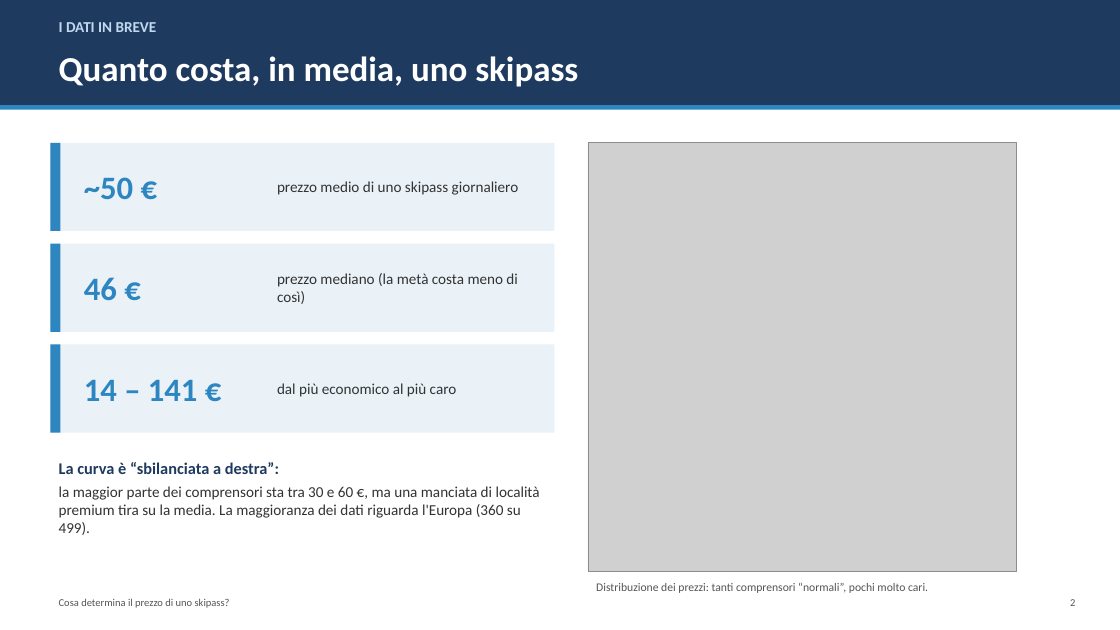
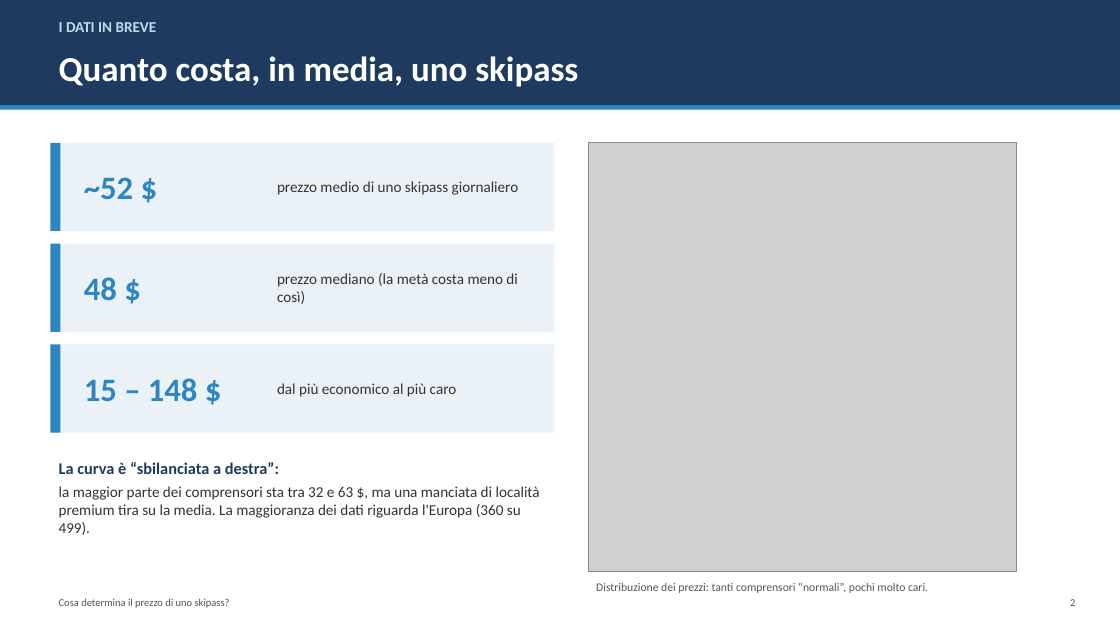
Before and after one commit to alessandroMacchii/Ski-resorts-prices-In-R, a slide deck: slide 3 of Presentazione_Ski_Resorts.pptx. Drawn at 1120x630 pixels with LibreOffice and Linux fonts; fonts in the diff are those of the drawing; grey boxes stand for pictures. Boxes give left, top, right and bottom in pixels: in the first picture for what was removed or moved away, otherwise in the second. Text is boxed around its words. In the diff, an @@ line names an element or a change of style, - is before the commit and + after.

```diff
--- a/Presentazione_Ski_Resorts.pptx
+++ b/Presentazione_Ski_Resorts.pptx
@@ text at (84,177,133,199): text changed @@
-~50 €
+~52 $
@@ text at (84,277,117,301): text changed @@
-46 €
+48 $
@@ text at (84,378,198,401): text changed @@
-14 – 141 €
+15 – 148 $
@@ text at (59,486,540,535): text changed @@
-la maggior parte dei comprensori sta tra 30 e 60 €, ma una manciata di località premium tira su la media. La maggioranza dei dati riguarda l'Europa (360 su 499).
+la maggior parte dei comprensori sta tra 32 e 63 $, ma una manciata di località premium tira su la media. La maggioranza dei dati riguarda l'Europa (360 su 499).
```
Also in this commit, not shown: 5 other slides changed, 1 slide added, 2 slides removed, 5 other files.
